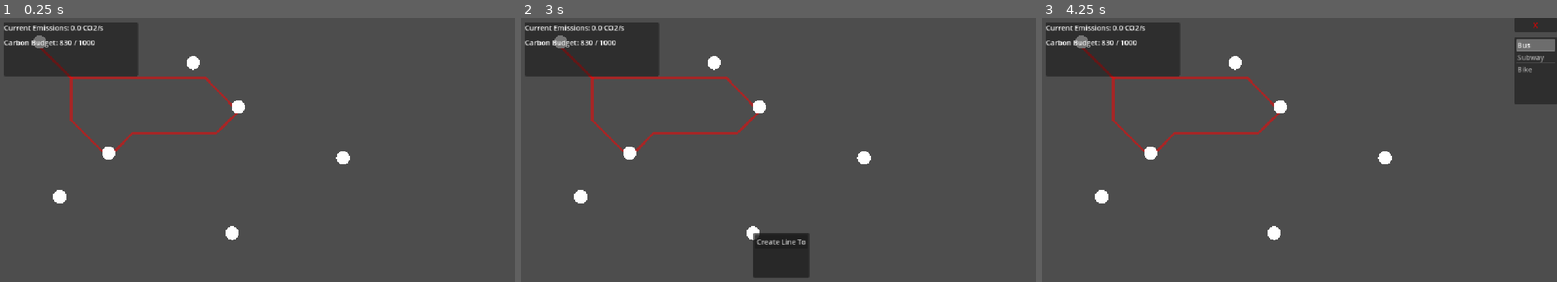
Above: before the commit, frames 1-3 (left to right).
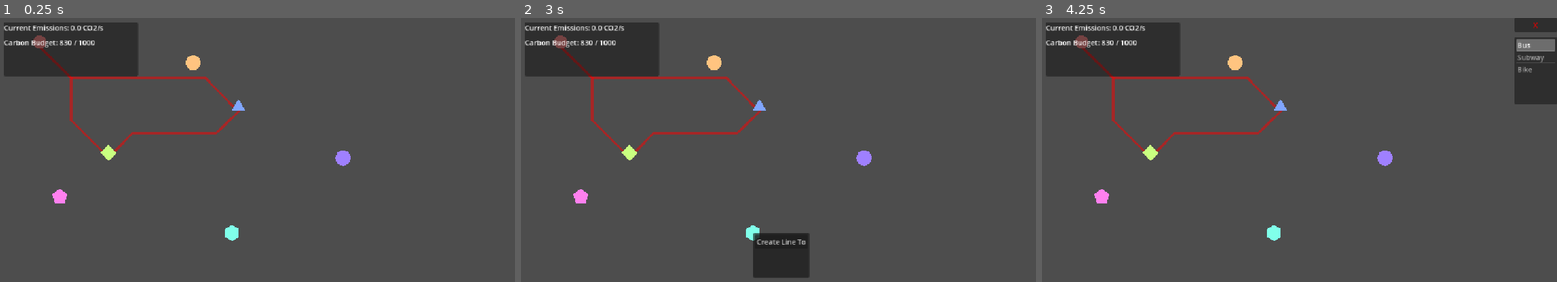
Above: after the commit, the same moments.

Repository: 9thAzure/CarbonCommuter
Game: Godot game, scene res://main/main.tscn
Same seed, same stepped clock (60 frames per second), same inputs: the game is played once before the commit and once after it.
Inputs (mouse positions are in pixels of both pictures, inside the frame that each line leads up to):
- Up to frame 1 (0.25 s): no input
- Up to frame 2 (3 s): tap Enter at 0.5, 2 s; move the mouse to (891, 147) at 0.52 s; click (891, 147) at 0.67 s; tap Space at 1.25, 2.75 s; move the mouse to (675, 176) at 1.27 s; click (675, 176) at 1.42 s; move the mouse to (830, 99) at 2.02 s; click (830, 99) at 2.17 s; move the mouse to (752, 221) at 2.77 s; click (752, 221) at 2.92 s
- Up to frame 3 (4.25 s): click "Create Line To" at 3.5 s

The runs differ from the first frame. In frame 1, 0.8% of the frame differs, in the area x 6-69%, y 6-85%; in frame 2, 0.8%; in frame 3, 0.8%.

Commit message:
Made all stations unique, and housekeep themselves

Diff:
--- a/main/main.gd
+++ b/main/main.gd
@@ -10,17 +10,17 @@
 var shape_cast: ShapeCast2D
 
 #Adding the stations
-@onready var station: Station = $Station
-@onready var station_2: Station = $Station2
-@onready var station_3: Station = $Station3
-@onready var station_4: Station = $Station4
-@onready var station_5: Station = $Station5
-@onready var station_6: Station = $Station6
-@onready var station_7: Station = $Station7
+#@onready var station: Station = $Station
+#@onready var station_2: Station = $Station2
+#@onready var station_3: Station = $Station3
+#@onready var station_4: Station = $Station4
+#@onready var station_5: Station = $Station5
+#@onready var station_6: Station = $Station6
+#@onready var station_7: Station = $Station7
 
 func _ready():
-	var starting_stations: Array[Station] = [station, station_2, station_3, station_4, station_5, station_6, station_7]
-	Station.stations.append_array(starting_stations)
+#	var starting_stations: Array[Station] = [station, station_2, station_3, station_4, station_5, station_6, station_7]
+#	Station.stations.append_array(starting_stations)
 	print(Station.stations[0])
 
 
@@ -52,7 +52,6 @@
 	print(newStation.position)
 	newStation.station_type = randi_range(0, 2)
 	add_child(newStation)
-	Station.stations.append(newStation)
 
 func find_valid_spawn_position() -> Vector2:
 	for attempt in range(max_spawn_attempts):
--- a/transport/station/station.gd
+++ b/transport/station/station.gd
@@ -19,6 +19,9 @@
 var station_traffic := 0
 
 func _ready() -> void:
+	station_type = stations.size()
+	icon_color.h = fmod(icon_color.h + 1.61803 * station_type, 1)
+	stations.push_back(self)
 	TransportGrid.grid.add_station(self)
 
 func _draw() -> void:
--- a/transport/station/station.tscn
+++ b/transport/station/station.tscn
@@ -10,6 +10,7 @@
 monitoring = false
 script = ExtResource("1_06ycu")
 icon_size = 15.0
+icon_color = Color(1, 0.5, 0.5, 1)
 
 [node name="SpawnTrafficTimer" type="Timer" parent="."]
 unique_name_in_owner = true
